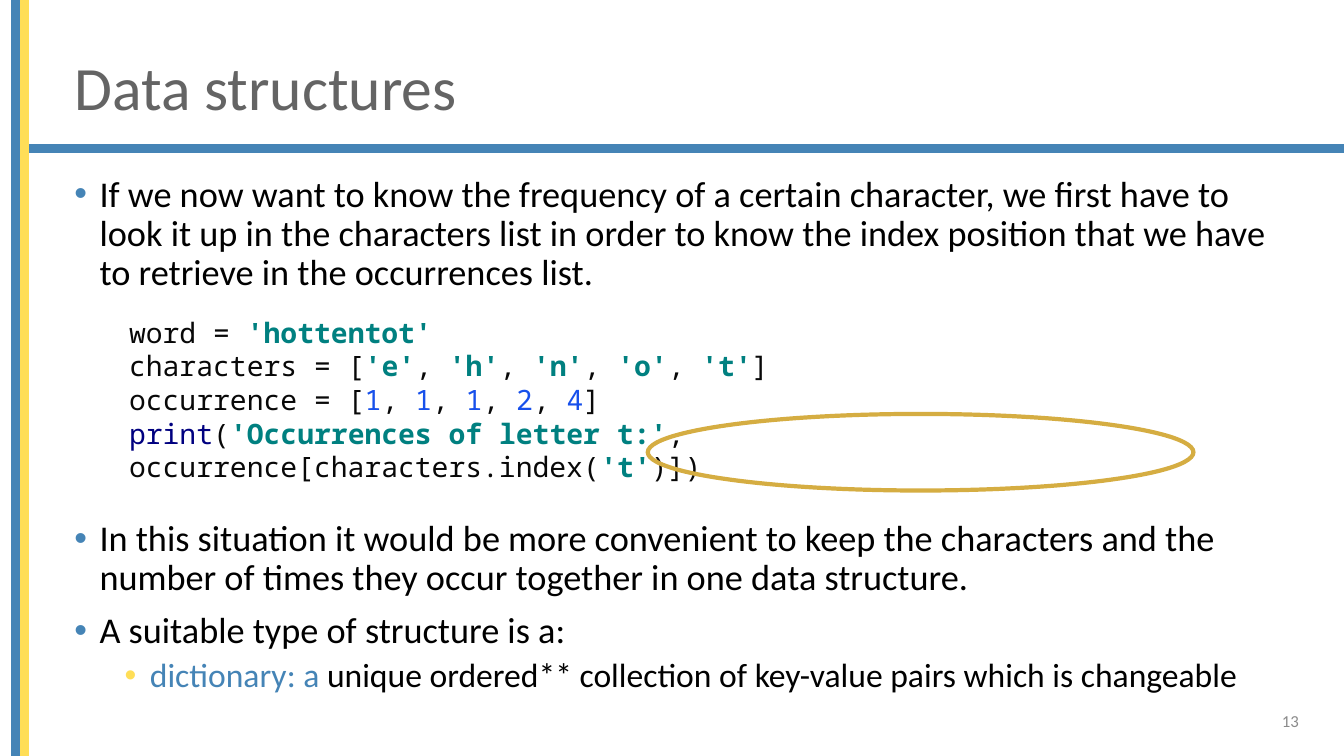
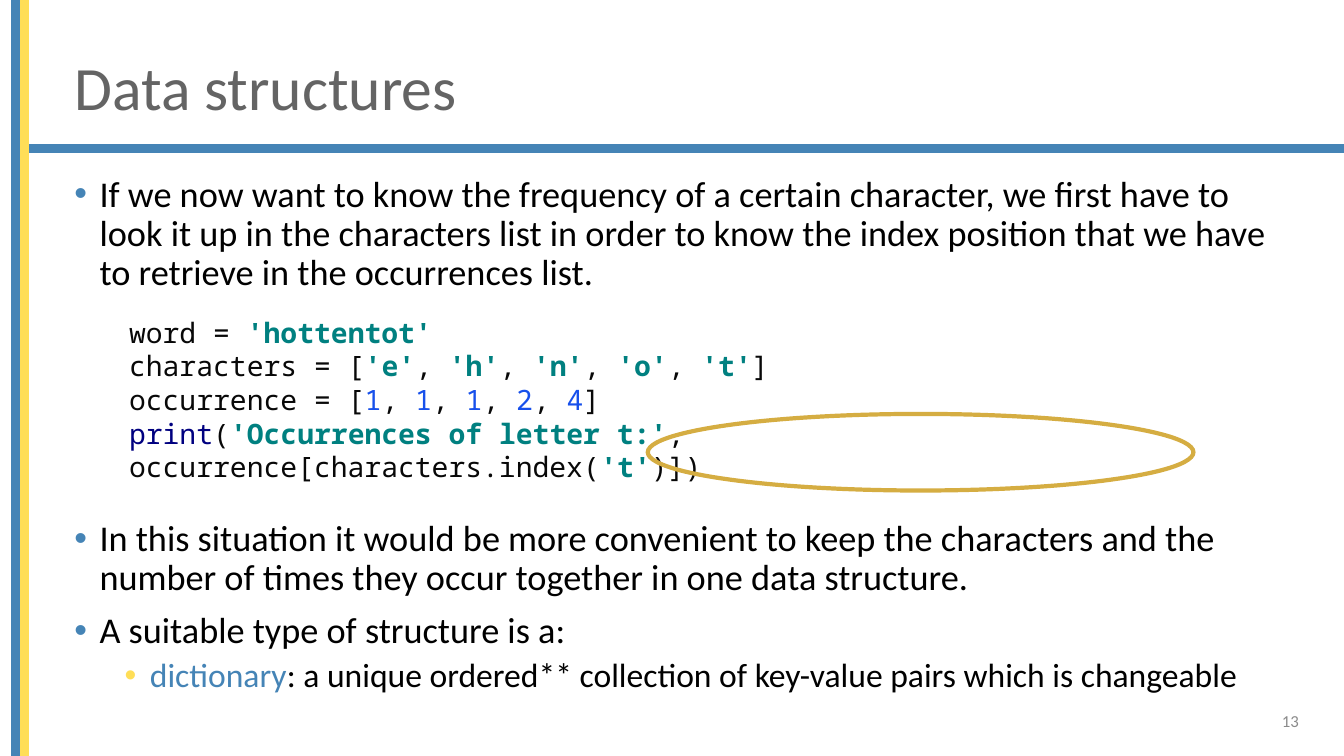
Before and after one commit to brentpulmansTM/Beobank-October-2022, a slide deck: slide 13 of Basic_python/10 Set and Dictionary.pptx. Drawn at 1344x756 pixels with LibreOffice and Linux fonts; fonts in the diff are those of the drawing; background and template pictures are left out. Boxes give left, top, right and bottom in pixels: in the first picture for what was removed or moved away, otherwise in the second. Text is boxed around its words. In the diff, an @@ line names an element or a change of style, - is before the commit and + after.

```diff
--- a/Basic_python/10 Set and Dictionary.pptx
+++ b/Basic_python/10 Set and Dictionary.pptx
@@ text at [150, 663, 1237, 693]: text colour #4584B6 to #000000 in "dictionary: a" @@
```
Also in this commit, not shown: 5 other slides changed, 5 other files.
